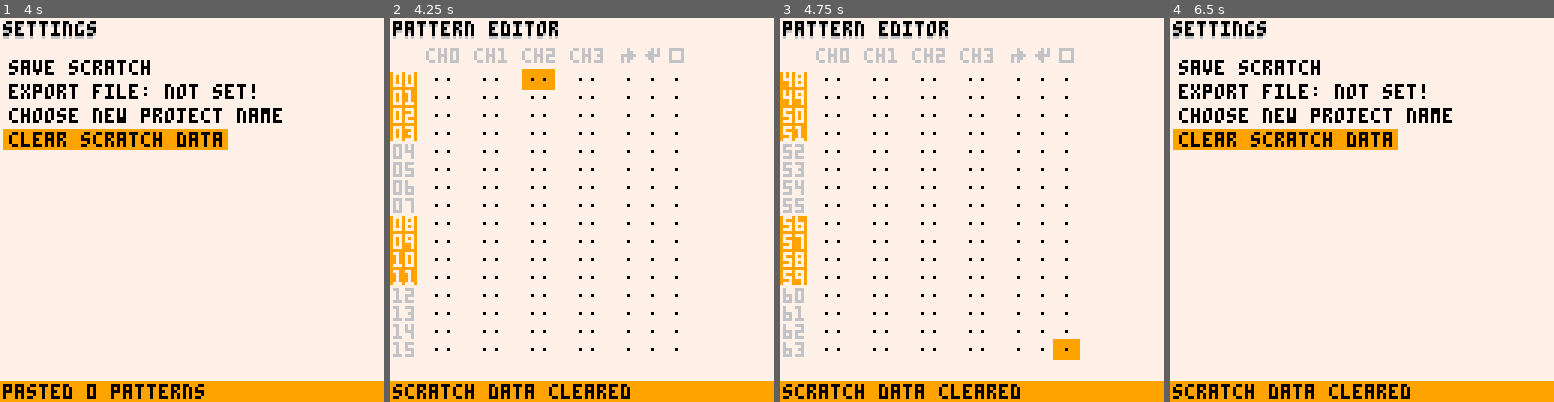
Above: before the commit, frames 1-4 (left to right).
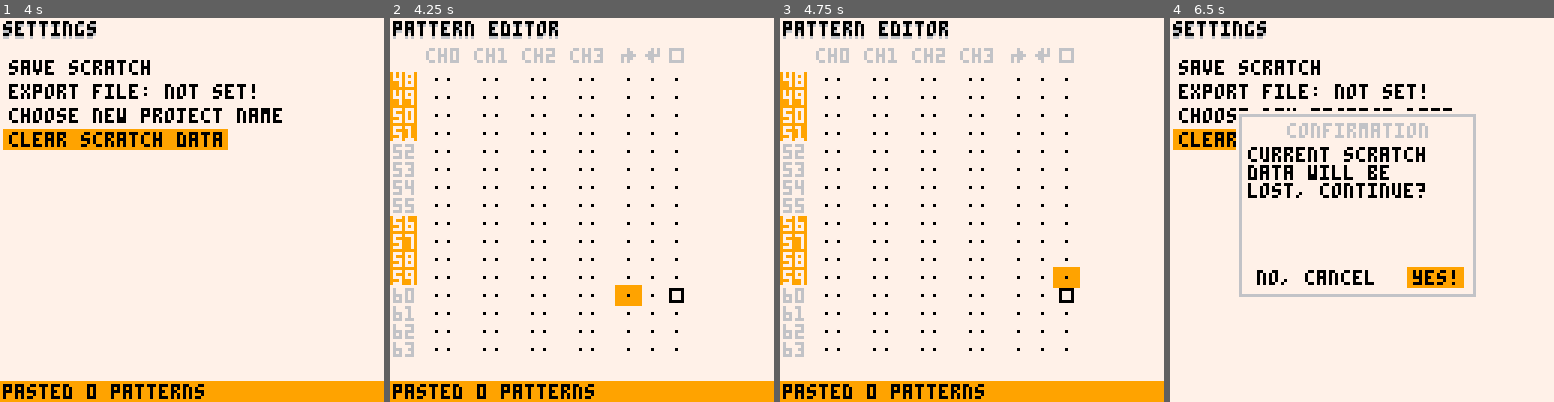
Above: after the commit, the same moments.

Repository: romainchapou/pico-sound-dj
Game: PICO-8 cartridge psdj.p8
Two runs of this game, one before a commit and one after it. Both use one fixed random seed, a clock stepped at 60 frames per second and the inputs below.
Inputs:
- Up to frame 1 (4 s): tap X (X key) at 0.33, 1.07, 1.85, 2.97 s; tap O (Z key) at 0.7, 1.7, 2.1, 2.5, 2.9, 3.3, 3.7 s; hold Right 1.6-2.1 s; hold Up 2.15-2.42 s; hold Right 2.47-3.03 s; hold Left 3.08-3.58 s; hold Down 3.63-3.97 s
- Up to frame 2 (4.25 s): hold Right from 4.02 s (still down); tap X (X key) at 4.08 s; tap O (Z key) at 4.1 s
- Up to frame 3 (4.75 s): tap O (Z key) at 4.5 s; release Right at 4.68 s; hold Up from 4.73 s (still down)
- Up to frame 4 (6.5 s): tap O (Z key) every 0.4 s from 4.9 to 6.1 s; release Up at 5.03 s; hold Left 5.08-5.68 s; tap X (X key) at 5.2, 6.32 s; hold Down 5.73-6.03 s; hold Right from 6.08 s (still down)

Frame 1 is identical in both runs. In frame 2, 2.9% of the frame differs, in the area x 0-77%, y 13-100%; in frame 3, 1.8%; in frame 4, 13%, in the area x 0-100%, y 24-100%.

Commit message:
Add confirmation pop up class

Diff:
--- /dev/null
+++ b/confirm_pop_up.lua
@@ -0,0 +1,47 @@
+-- could @Refactor a lot with proj_create_win
+
+confirm_pop_up = class:new {
+  init = function(_ENV, text, on_confirm)
+    txt = text
+    active = true
+    conf_func = on_confirm
+
+    conf_btn_i = 0
+
+    cancel_widg = make_btn_pushed_widget("no, cancel", function() end)
+
+    confirm_widg = make_btn_pushed_widget("yes!", function()
+      conf_func()
+    end)
+  end,
+
+  update = function(_ENV)
+    if not active then return end
+
+    if btnp(0) then conf_btn_i -= 1 end
+    if btnp(1) then conf_btn_i += 1 end
+
+    conf_btn_i = mid(0, conf_btn_i, 1)
+
+    local conf_ret = conf_btn_i == 0 and cancel_widg:update() or confirm_widg:update()
+
+    if conf_ret or btnp(4) then
+      active = false
+    end
+  end,
+
+  draw = function(_ENV)
+    if not active then return end
+
+    local start_x, start_y = 29, 36
+
+    draw_win_bg(start_x-6, start_y-4, start_x+72, start_y + 56)
+
+    print("confirmation", start_x+10, start_y-1, 6)
+
+    print(txt, start_x-3, start_y+7, 0)
+
+    cancel_widg:draw(start_x, start_y + 48, conf_btn_i == 0)
+    confirm_widg:draw(start_x+52, start_y + 48, conf_btn_i == 1)
+  end
+}
--- a/proj_create_win.lua
+++ b/proj_create_win.lua
@@ -109,7 +109,5 @@
 
     cancel_widg:draw(start_x, start_y + 48, conf_btn_i == 0 and panel_i == 2)
     confirm_widg:draw(start_x+60, start_y + 48, conf_btn_i == 1 and panel_i == 2)
-
-
   end
 }
--- a/psdj.p8
+++ b/psdj.p8
@@ -13,6 +13,7 @@
 #include pattern_widget.lua
 #include proj_create_win.lua
 #include file_chooser.lua
+#include confirm_pop_up.lua
 
 #include settings_pane.lua
 #include pattern_editor.lua
--- a/settings_pane.lua
+++ b/settings_pane.lua
@@ -1,5 +1,5 @@
 settings_pane = class:new {
-  sub_wins = {proj_create_win, file_chooser},
+  sub_wins = {confirm_pop_up, proj_create_win, file_chooser},
   export_file = nil,
 
   widgs = {
@@ -37,16 +37,18 @@
 
 
     make_btn_pushed_widget("clear scratch data", function()
-      memset(0x3100, 0b01000000, 0x0100)
-      memset(0x3200, 0, 0x1100)
-      -- set the default speed of each sfx to 16
-      for i=0,63 do
-        poke(0x3200 + i*68+65, 16)
-      end
+      confirm_pop_up:init("current scratch\ndata will be\nlost, continue?", function()
+        memset(0x3100, 0b01000000, 0x0100)
+        memset(0x3200, 0, 0x1100)
+        -- set the default speed of each sfx to 16
+        for i=0,63 do
+          poke(0x3200 + i*68+65, 16)
+        end
 
-      pattern_editor:init()
+        pattern_editor:init()
 
-      send_msg("scratch data cleared")
+        send_msg("scratch data cleared")
+      end)
     end)
   },
 
